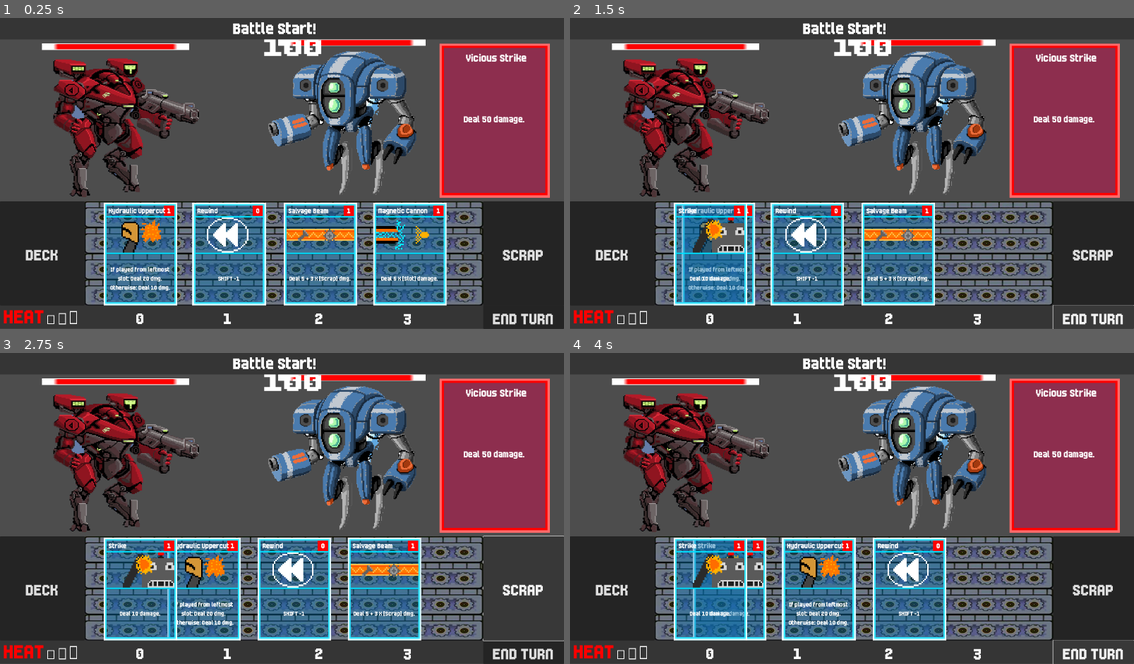
Above: before the commit, frames 1-4 (two rows, left to right).
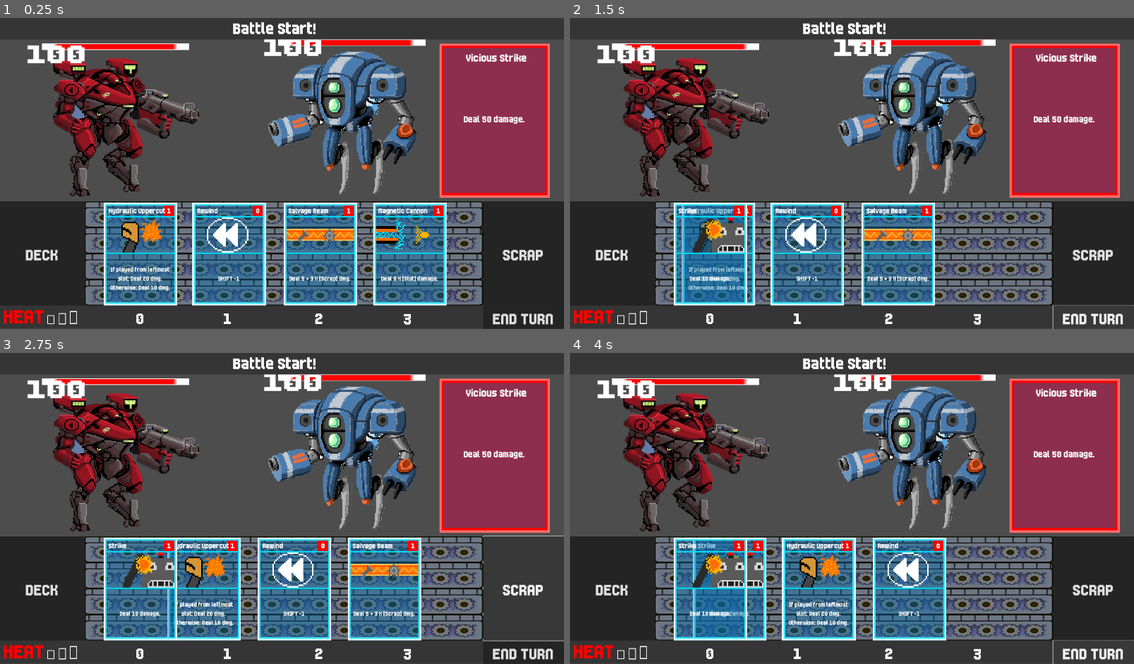
Above: after the commit, the same moments.

Repository: mmccormick25/MechForge
Game: Godot game, scene res://scenes/battle.tscn
Two runs of this game, one before a commit and one after it. Both use one fixed random seed, a clock stepped at 60 frames per second and the inputs below.
Inputs:
- Up to frame 1 (0.25 s): no input
- Up to frame 2 (1.5 s): click "DECK" at 0.5 s; click "END TURN" at 1.25 s
- Up to frame 3 (2.75 s): click "SCRAP" at 2 s
- Up to frame 4 (4 s): click "DECK" at 2.75 s; click "END TURN" at 3.5 s

The runs differ from the first frame. In frame 1, 0.4% of the frame differs, in the area x 4-16%, y 8-15%; in frame 2, 0.4%; in frame 3, 0.4%; in frame 4, 0.4%.

Commit message:
Add enemy strike card

Diff:
--- a/logic/battle.gd
+++ b/logic/battle.gd
@@ -4,6 +4,7 @@
 
 @onready var output_label = $HUD/OutputLabel
 @onready var enemy_bot = $HUD/FightDisplay/EnemyBot
+@onready var player_bot = $HUD/FightDisplay/PlayerBot
 @onready var heat_gague = $HUD/BottomBar/HeatGague
 
 signal card_played(card : Card, slot : int)
@@ -12,8 +13,6 @@
 var conveyor: Conveyor
 var scrap_pile: ScrapPile
 var deck: Deck
-
-var player_bot
 
 # This runs before _ready of child nodes
 func _enter_tree() -> void:
--- a/logic/enemy_cards/enemy_card.gd
+++ b/logic/enemy_cards/enemy_card.gd
@@ -8,5 +8,5 @@
 	rules = _rules
 	name = _name
 
-func play(battle_controller, slot_index: int) -> void:
+func play(battle_controller) -> void:
 	push_error("EnemyCard.play() was not overridden!")
--- a/logic/enemy_cards/enemy_strike_card.gd
+++ b/logic/enemy_cards/enemy_strike_card.gd
@@ -1,12 +1,11 @@
-extends Card
-class_name StrikeCard
+extends EnemyCard
+class_name EnemyStrikeCard
 
 func _init():
 	name = "Strike"
 	rules = "Deal 10 damage."
-	cost = 1
 
-func play(battle: Battle, slot_index: int) -> void:
-	battle.enemy_bot.take_damage(10)
-	battle.output_label.text = "Dealt " + str(10) + " damage."
-	print("Dealt 10 damage.")
+func play(battle: Battle) -> void:
+	battle.player_bot.take_damage(10)
+	battle.output_label.text = "Took " + str(10) + " damage."
+	print("Took 10 damage.")
--- /dev/null
+++ b/logic/enemy_logic/enemy_deck.gd
@@ -0,0 +1,23 @@
+# Deck.gd
+extends RefCounted
+class_name EnemyDeck
+
+var deck_cards: Array = []
+
+func _init():
+	deck_cards = []
+
+	# Add dummy cards like in Java constructor
+	for i in range(10):
+		#deck_cards.append(Card.new("TestCard", "DA RULES", 1))
+		deck_cards.append(EnemyStrikeCard.new())
+
+func remove_top_card() -> Card:
+	if deck_cards.is_empty():
+		return null
+
+	return deck_cards.pop_back()
+
+func add_top_card(card: Card) -> void:
+	if card != null:
+		deck_cards.append(card)
--- a/scenes/battle.tscn
+++ b/scenes/battle.tscn
@@ -9,6 +9,7 @@
 [ext_resource type="Texture2D" uid="uid://yv0ikp0jvpd4" path="res://assets/images/bots/RedPlayerBot.png" id="4_v7i3o"]
 [ext_resource type="Theme" uid="uid://c55mmq4cbc4gt" path="res://ui/DefaultTheme.tres" id="4_yahae"]
 [ext_resource type="Texture2D" uid="uid://djm40w65kmq4g" path="res://assets/images/HUD/conveyorbelt605x60.png" id="5_v7i3o"]
+[ext_resource type="Script" uid="uid://cgrhvmyjl2hcs" path="res://scenes/player_bot.gd" id="6_22uqi"]
 [ext_resource type="Texture2D" uid="uid://dlhrrbd3jpgyw" path="res://assets/images/HUD/HeatGagueEmpty1.png" id="6_66ngm"]
 [ext_resource type="PackedScene" uid="uid://cac7r6u56xkok" path="res://ui/enemy_card_display/enemy_card_display.tscn" id="7_03edq"]
 [ext_resource type="Script" uid="uid://cbtb551sp43i4" path="res://scenes/heat_gague.gd" id="10_03edq"]
@@ -62,6 +63,7 @@
 [node name="PlayerBot" type="Node2D" parent="HUD/FightDisplay"]
 position = Vector2(5.9360647, 23.256845)
 scale = Vector2(1.0000001, 1)
+script = ExtResource("6_22uqi")
 
 [node name="PlayerBotTexture" type="TextureRect" parent="HUD/FightDisplay/PlayerBot"]
 offset_left = -3.339035
@@ -78,6 +80,16 @@
 offset_bottom = -20.138115
 texture = ExtResource("3_v7i3o")
 expand_mode = 1
+
+[node name="HealthNumberLabel" type="Label" parent="HUD/FightDisplay/PlayerBot"]
+offset_left = -4.493271
+offset_top = -24.59345
+offset_right = 79.50673
+offset_bottom = 47.406548
+scale = Vector2(0.05, 0.15)
+theme = ExtResource("4_yahae")
+theme_override_font_sizes/font_size = 64
+text = "100"
 
 [node name="EnemyDeck" type="Control" parent="HUD"]
 layout_mode = 3
--- /dev/null
+++ b/scenes/player_bot.gd
@@ -0,0 +1,21 @@
+extends Node2D
+
+@onready var bot_texture = $PlayerBotTexture
+@onready var health_label = $HealthNumberLabel
+
+var bot_name : String
+var bot_health : int = 100
+
+
+# Called when the node enters the scene tree for the first time.
+func _ready() -> void:
+	health_label.text = str(bot_health)
+	pass # Replace with function body.
+
+
+# Called every frame. 'delta' is the elapsed time since the previous frame.
+func _process(delta: float) -> void:
+	pass
+
+func take_damage(dmg: int) -> void:
+	bot_health -= dmg
Not shown, added: logic/enemy_logic/enemy_deck.gd.uid
Not shown: 1 places in scenes/battle.tscn that only renumber resources
Not shown, added: scenes/player_bot.gd.uid
